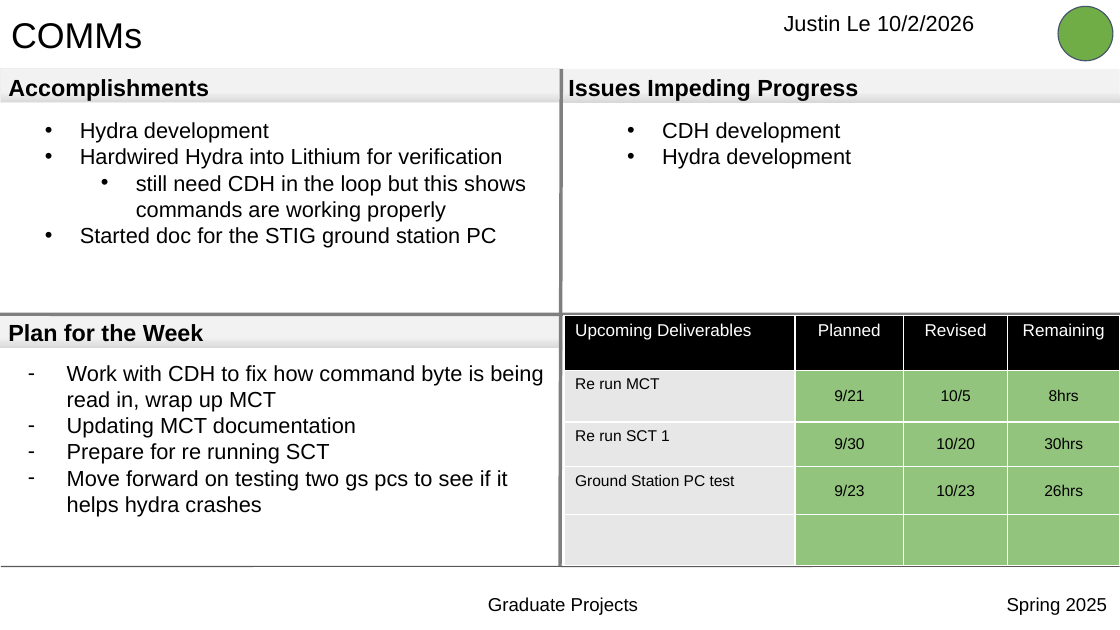
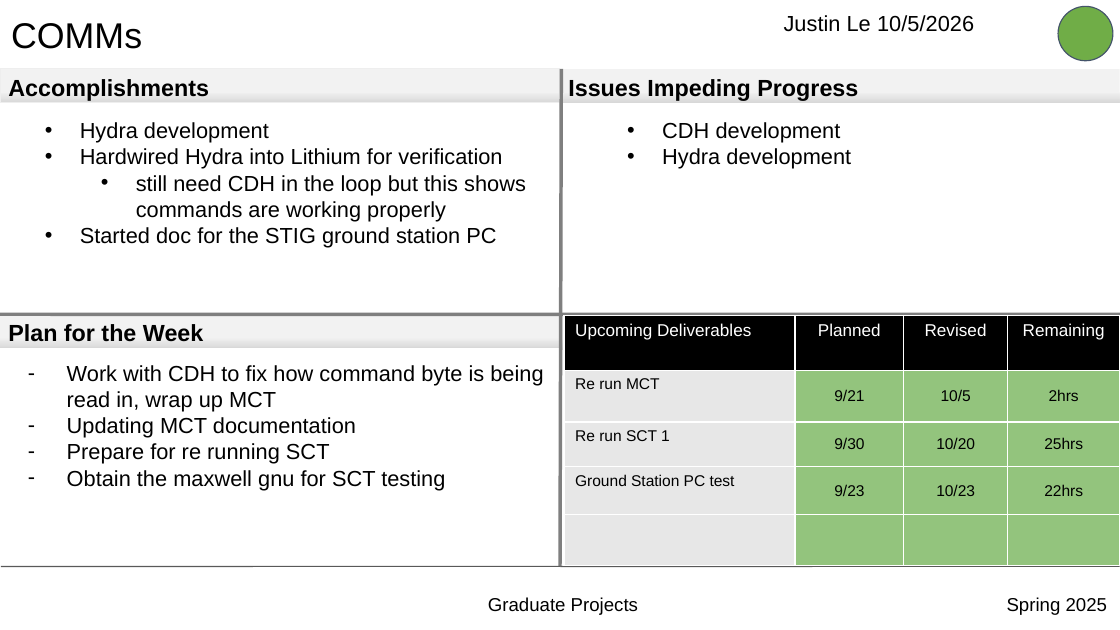
Before and after one commit to jle9090/Grad1Notes, a slide deck: slide 1 of SWARM-EX/Planning/COMMS-Quad_Chart_JustinLe S25.pptx. Drawn at 1120x630 pixels with LibreOffice and Linux fonts; fonts in the diff are those of the drawing; background and template pictures are left out. Boxes give left, top, right and bottom in pixels: in the first picture for what was removed or moved away, otherwise in the second. Text is boxed around its words. In the diff, an @@ line names an element or a change of style, - is before the commit and + after.

```diff
--- a/SWARM-EX/Planning/COMMS-Quad_Chart_JustinLe S25.pptx
+++ b/SWARM-EX/Planning/COMMS-Quad_Chart_JustinLe S25.pptx
@@ title at <box>784,15,974,32</box>: text changed @@
-Justin Le 10/2/2026
+Justin Le 10/5/2026
@@ table at <box>564,316,1120,566</box> @@
-row 2, column 4: 8hrs
+row 2, column 4: 2hrs
-row 3, column 4: 30hrs
+row 3, column 4: 25hrs
-row 4, column 4: 26hrs
+row 4, column 4: 22hrs
@@ text at <box>67,470,445,490</box>: text changed @@
-– Move forward on testing two gs pcs to see if it helps hydra crashes
+– Obtain the maxwell gnu for SCT testing
```
Also in this commit, not shown: 1 other file.
